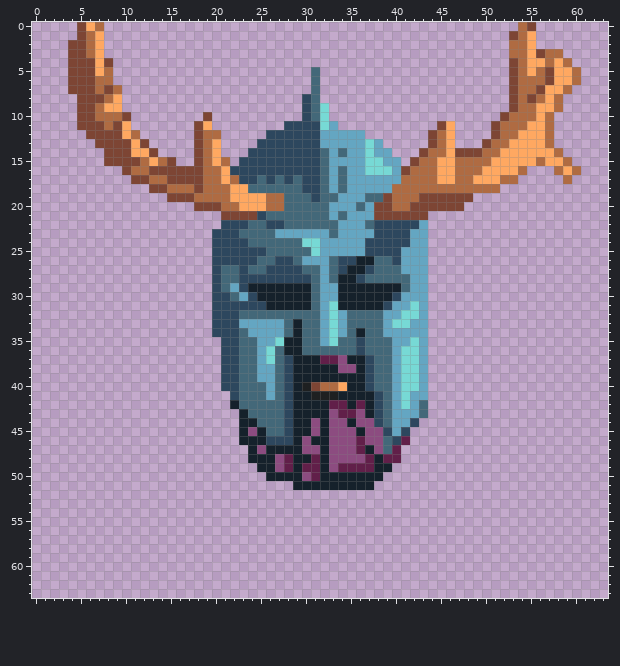
Pixel-art sprite -- Assests/Battle/Sprites/SirRaz.png. The picture above was drawn from the file before the commit.
The file is 64x64 pixels.
New version:
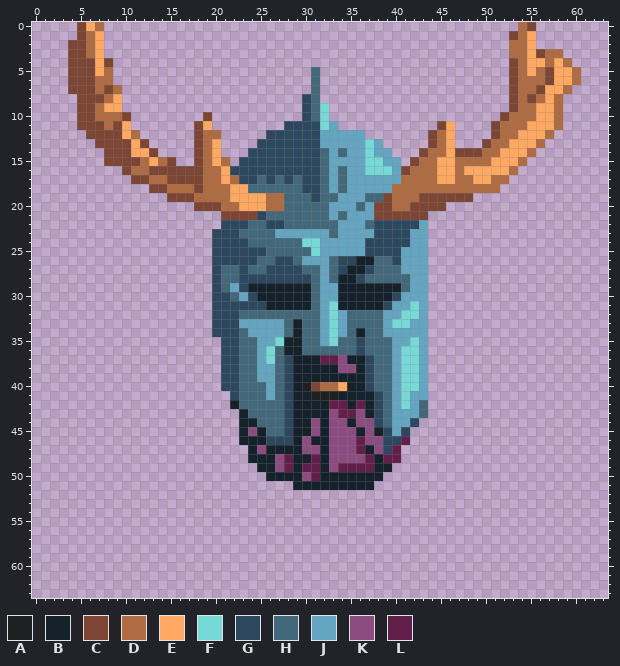
Palette (. is transparent): A #1e2021  B #15212b  C #7d4534  D #af6b42  E #ffa861  F #77d9d5  G #2d475e  H #436879  J #64a6c2  K #8c4c80  L #611f49
The edit:
Colour B replaces colour K in row 45 at x 38.
Colour D is added in rows 10 to 11 at x 58.
Colour D replaces colour E in row 13 at x 56; in row 14 at x 55; in row 15 at x 54; in row 16 at x 53; in row 17 at x 51.
Colour E replaces colour D in rows 10 to 11 at x 57; in row 16 at x 48 to 49.
Colour G replaces colour H in rows 46 to 47 at x 39.
Colour C is gone in row 20 at x 46 to 47.
Colour D is gone in row 13 at x 57; in row 14 at x 58; in row 15 at x 56 and 59; in row 16 at x 54, 58 and 60; in row 17 at x 53 and 59.
Colour E is gone in row 14 at x 56 to 57; in row 15 at x 55 and 57 to 58; in row 16 at x 59.
Changed places in both pictures, as pixel boxes (x1, y1, x2, y2):
changed: (446, 112, 581, 211)
changed: (374, 427, 392, 454)
